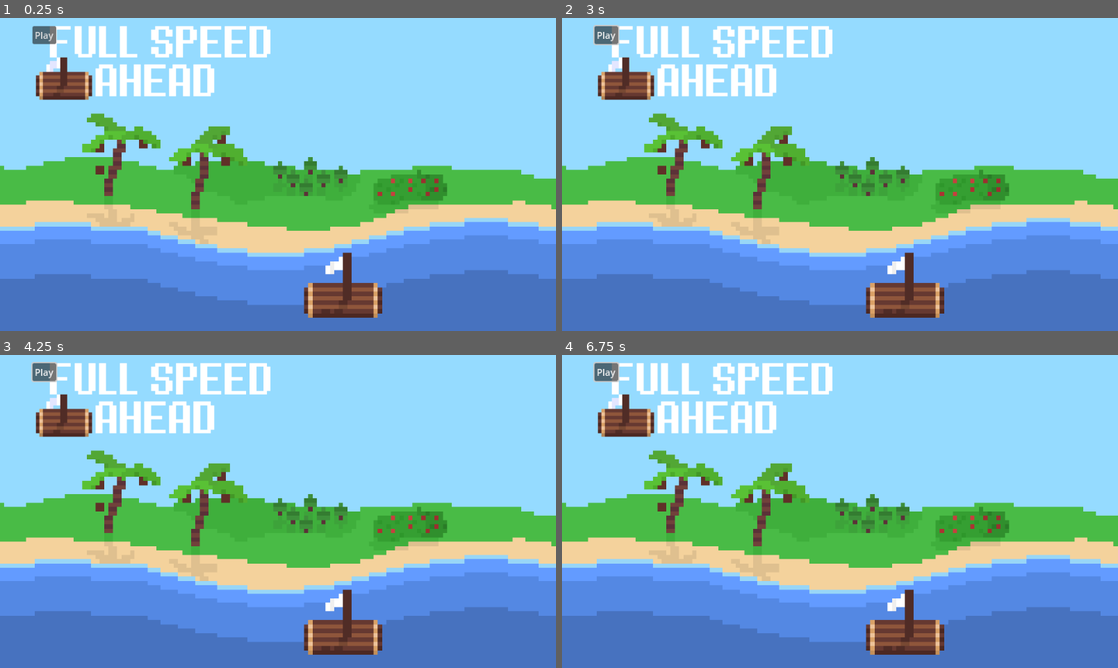
Above: before the commit, frames 1-4 (two rows, left to right).
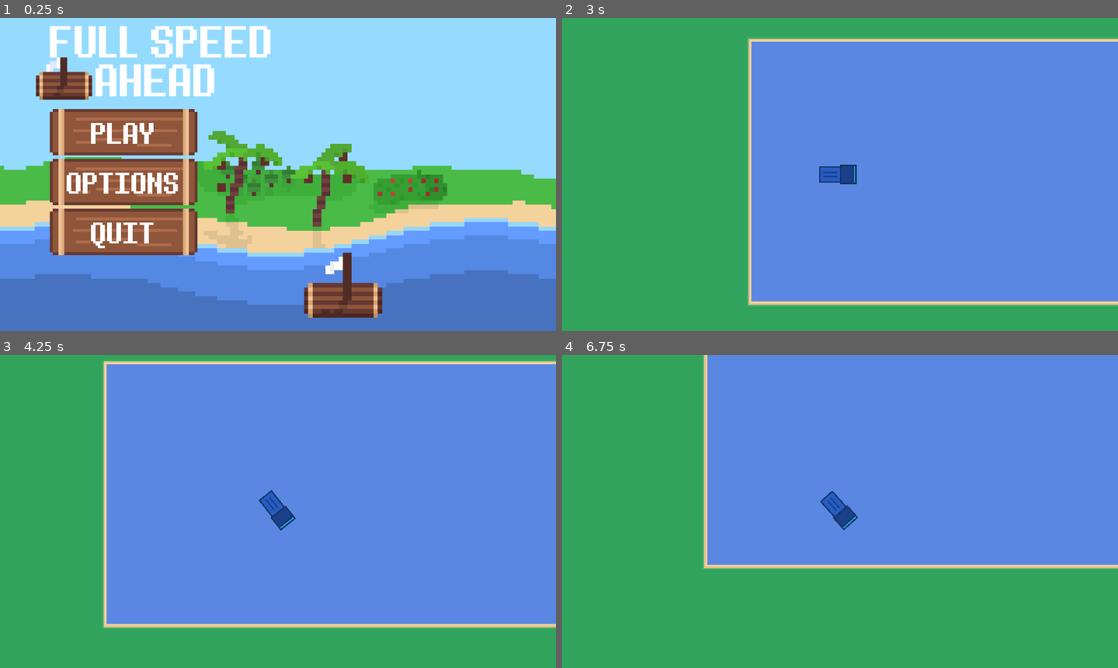
Above: after the commit, the same moments.

Repository: coderspark/full-speed-ahead
Game: Godot game, scene res://mainmenu.tscn
The game is run twice, just before and just after one commit, with the same random seed, the same clock (stepped at 60 frames per second) and the same inputs.
Inputs (mouse positions are in pixels of both pictures, inside the frame that each line leads up to):
- Up to frame 1 (0.25 s): no input
- Up to frame 2 (3 s): click (684, 180) at 0.5 s, where only the run after the commit has a clickable "OPTIONS"; click (606, 33) at 1.25 s, where only the run before the commit has a clickable "Play"; click (606, 33) at 2 s, where only the run before the commit has a clickable "Play"; click (684, 130) at 2.75 s, where only the run after the commit has a clickable "PLAY"
- Up to frame 3 (4.25 s): hold Right (move_right) from 3.53 s (still down)
- Up to frame 4 (6.75 s): release Right (move_right) at 4.28 s; hold Left (move_left) 4.28-5.03 s; hold Right (move_right) 5.03-6.53 s; hold Left (move_left) from 6.53 s (still down)

The runs differ from the first frame. In frame 1, 15% of the frame differs, in the area x 5-66%, y 2-76%; in frame 2, 89%; in frame 3, 90%; in frame 4, 97%, in the area x 0-100%, y 0-100%.

Commit message:
uhh i forgor

Diff:
--- /dev/null
+++ b/mainmenu.gd
@@ -0,0 +1,6 @@
+extends Control
+var game = preload("res://node_2d.tscn")
+
+func _on_play_pressed() -> void:
+	print("PLAY")
+	get_tree().change_scene_to_packed(game)
--- a/mainmenu.tscn
+++ b/mainmenu.tscn
@@ -1,13 +1,19 @@
-[gd_scene load_steps=5 format=3 uid="uid://v2hjcofj8iip"]
+[gd_scene load_steps=9 format=3 uid="uid://v2hjcofj8iip"]
 
+[ext_resource type="Script" uid="uid://c4d486soskj4u" path="res://mainmenu.gd" id="1_3pujl"]
 [ext_resource type="Texture2D" uid="uid://bikvt55in0esa" path="res://Menu screen.png" id="1_cmhrf"]
 [ext_resource type="Texture2D" uid="uid://t072jksobllx" path="res://logo.png" id="2_d2nv2"]
+[ext_resource type="FontFile" uid="uid://dqqnsnb5xkqx7" path="res://8bitoperator_jve.ttf" id="3_igs2m"]
+[ext_resource type="Texture2D" uid="uid://b6a7pab0tyxve" path="res://button.png" id="4_3pujl"]
 
 [sub_resource type="StyleBoxTexture" id="StyleBoxTexture_loy4s"]
 texture = ExtResource("1_cmhrf")
 
 [sub_resource type="StyleBoxTexture" id="StyleBoxTexture_wgsso"]
 texture = ExtResource("2_d2nv2")
+
+[sub_resource type="StyleBoxTexture" id="StyleBoxTexture_igs2m"]
+texture = ExtResource("4_3pujl")
 
 [node name="Control" type="Control"]
 layout_mode = 3
@@ -16,6 +22,8 @@
 anchor_bottom = 1.0
 grow_horizontal = 2
 grow_vertical = 2
+focus_mode = 1
+script = ExtResource("1_3pujl")
 
 [node name="Panel" type="Panel" parent="."]
 layout_mode = 1
@@ -24,18 +32,82 @@
 anchor_bottom = 1.0
 grow_horizontal = 2
 grow_vertical = 2
+mouse_filter = 2
 theme_override_styles/panel = SubResource("StyleBoxTexture_loy4s")
 
-[node name="Panel" type="Panel" parent="Panel"]
+[node name="logo" type="Panel" parent="."]
 layout_mode = 0
 offset_left = 56.0
 offset_top = 14.0
 offset_right = 491.13043
 offset_bottom = 153.0
+mouse_filter = 2
 theme_override_styles/panel = SubResource("StyleBoxTexture_wgsso")
 
-[node name="Button" type="Button" parent="Panel/Panel"]
+[node name="Play" type="Button" parent="."]
+z_index = 3
 layout_mode = 0
-offset_right = 8.0
-offset_bottom = 8.0
-text = "Play"
+offset_left = 86.0
+offset_top = 157.0
+offset_right = 341.0
+offset_bottom = 237.0
+mouse_default_cursor_shape = 2
+theme_override_colors/font_color = Color(1, 1, 1, 1)
+theme_override_fonts/font = ExtResource("3_igs2m")
+theme_override_font_sizes/font_size = 64
+action_mode = 0
+button_mask = 7
+text = "PLAY"
+flat = true
+
+[node name="Panel2" type="Panel" parent="Play"]
+z_index = -1
+layout_mode = 0
+offset_right = 255.0
+offset_bottom = 80.0
+mouse_filter = 1
+theme_override_styles/panel = SubResource("StyleBoxTexture_igs2m")
+
+[node name="Optons" type="Button" parent="."]
+z_index = 3
+layout_mode = 0
+offset_left = 86.0
+offset_top = 243.0
+offset_right = 341.0
+offset_bottom = 323.0
+mouse_default_cursor_shape = 2
+theme_override_colors/font_color = Color(1, 1, 1, 1)
+theme_override_fonts/font = ExtResource("3_igs2m")
+theme_override_font_sizes/font_size = 64
+text = "OPTIONS"
+flat = true
+
+[node name="Panel2" type="Panel" parent="Optons"]
+z_index = -1
+layout_mode = 0
+offset_right = 255.0
+offset_bottom = 80.0
+theme_override_styles/panel = SubResource("StyleBoxTexture_igs2m")
+
+[node name="Quit" type="Button" parent="."]
+z_index = 3
+layout_mode = 0
+offset_left = 86.0
+offset_top = 329.0
+offset_right = 341.0
+offset_bottom = 409.0
+mouse_default_cursor_shape = 2
+theme_override_colors/font_color = Color(1, 1, 1, 1)
+theme_override_fonts/font = ExtResource("3_igs2m")
+theme_override_font_sizes/font_size = 64
+text = "QUIT"
+flat = true
+
+[node name="Panel2" type="Panel" parent="Quit"]
+z_index = -1
+layout_mode = 0
+offset_right = 255.0
+offset_bottom = 80.0
+theme_override_styles/panel = SubResource("StyleBoxTexture_igs2m")
+
+[connection signal="pressed" from="Play" to="." method="_on_play_pressed"]
--- a/node_2d.tscn
+++ b/node_2d.tscn
@@ -292,6 +292,8 @@
 
 [node name="Node2D" type="Node2D"]
 
+[node name="MapGen" type="Node2D" parent="."]
+
 [node name="CharacterBody2D" type="CharacterBody2D" parent="."]
 position = Vector2(-455, 342)
 scale = Vector2(3, 3)
Binary file added: 8bitoperator_jve.ttf
Not shown, added: 8bitoperator_jve.ttf.import
Binary file added: Intro scene/intropallete.aseprite
Binary file added: Intro scene/introscene.png
Not shown, added: Intro scene/introscene.png.import
Binary file added: Intro scene/introscene1.png
Not shown, added: Intro scene/introscene1.png.import
Binary file added: Intro scene/introscene2.png
Not shown, added: Intro scene/introscene2.png.import
Binary file changed: Menu screen.aseprite
Binary file changed: Menu screen.png
Binary file added: button.png
(and 3 more such lines)
